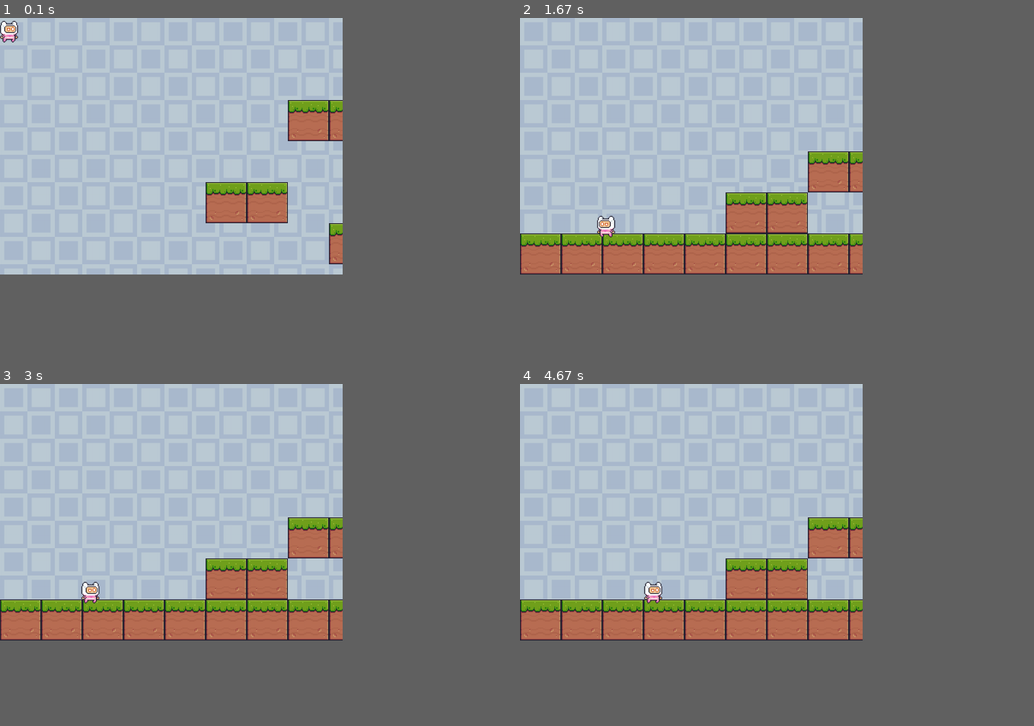
Above: before the commit, frames 1-4 (two rows, left to right).
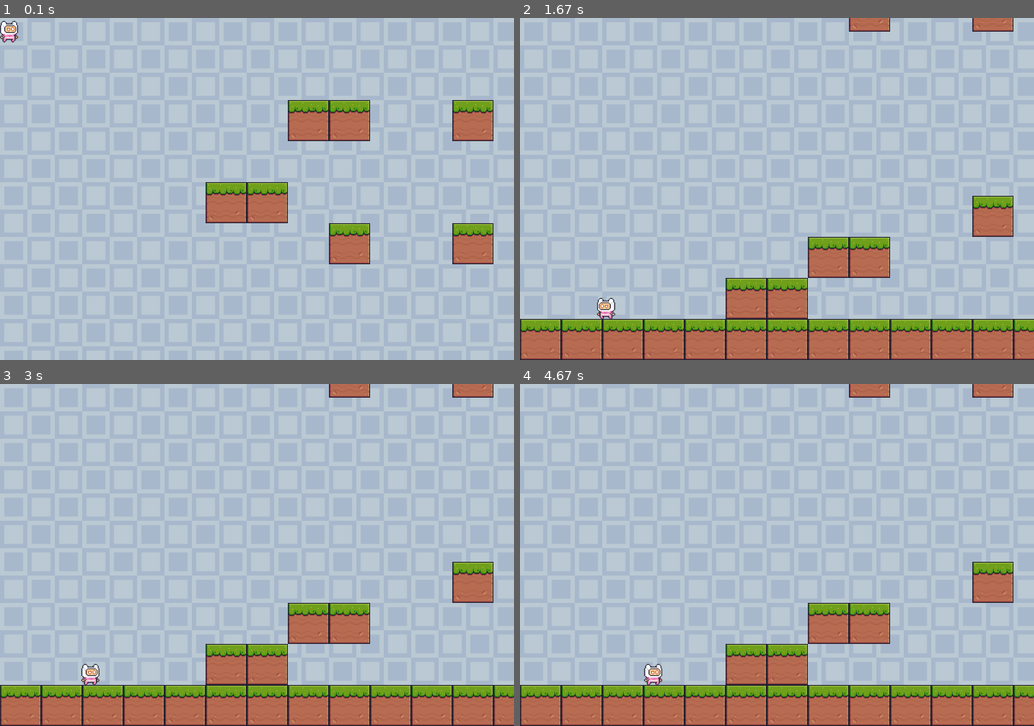
Above: after the commit, the same moments.

Repository: Seunghwan-Ji/team-project
Game: pygame game, started from pygame_platformer.py
Two runs of this game, one before a commit and one after it. Both use one fixed random seed, a clock stepped at 60 frames per second and the inputs below.
Inputs:
- Up to frame 1 (0.1 s): no input
- Up to frame 2 (1.67 s): hold Right 0.33-0.8 s; hold Right 0.83-1.3 s; hold Left from 1.33 s (still down)
- Up to frame 3 (3 s): release Left at 1.87 s; hold Left 1.9-2.3 s; hold Right 2.33-2.97 s
- Up to frame 4 (4.67 s): tap Alt at 3, 3.48 s; hold Left 3.33-3.8 s; hold Right 3.83-4.3 s; hold Right from 4.33 s (still down)
In our replay, the window is 600x450 before the commit and 900x600 after it. These sizes can differ from the game's own. Grey fills any space a smaller window leaves; there, only what the larger window draws over its background counts as a difference.

The runs differ from the first frame. In frame 1, 3.2% of the frame differs, in the area x 66-96%, y 24-72%; in frame 2, 27%; in frame 3, 27%, in the area x 0-100%, y 0-100%; in frame 4, 27%.

Commit message:
v0.3.0: 충돌 로직 수정

Diff:
--- /dev/null
+++ b/map_data_1.txt
@@ -0,0 +1,14 @@
+0 0 0 0 0 0 0 0 0 0 0 0 0 0 0 0 0 0 0 0 0 0 0 0 0 0 0 1 1
+0 0 0 0 0 0 0 0 0 0 0 0 0 0 0 0 0 1 0 0 0 1 0 0 1 0 0 0 0
+0 0 0 0 0 0 0 1 1 0 0 1 0 1 0 0 0 0 0 0 0 0 0 0 0 0 0 0 0
+0 0 0 0 0 0 0 0 0 0 0 0 0 0 0 0 0 0 0 0 0 0 0 0 0 0 0 0 0
+0 0 0 0 0 1 1 0 0 0 0 0 0 0 0 0 0 0 0 0 0 0 0 0 0 0 0 0 0
+0 0 0 0 0 0 0 0 1 0 0 1 0 1 0 0 0 0 0 0 0 0 0 0 0 0 0 0 0
+0 0 0 0 0 0 0 0 0 0 0 0 0 0 0 1 0 0 1 0 0 1 1 0 0 1 0 0 0
+0 0 0 0 0 0 0 0 0 0 0 0 0 0 0 0 0 0 0 0 0 0 0 0 0 0 0 1 1
+0 0 0 0 0 0 0 0 0 0 0 0 0 0 0 0 0 0 0 0 0 0 0 0 0 1 0 0 0
+0 0 0 0 0 0 0 0 0 0 0 0 0 0 0 1 0 0 1 0 0 1 1 0 0 0 0 0 0
+0 0 0 0 0 0 0 0 0 0 0 1 0 1 0 0 0 0 0 0 0 0 0 0 0 0 0 0 0
+0 0 0 0 0 0 0 1 1 0 0 0 0 0 0 0 0 0 0 0 0 0 0 0 0 0 0 0 0
+0 0 0 0 0 1 1 0 0 0 0 0 0 0 0 0 0 0 0 0 0 0 0 0 0 0 0 0 0
+1 1 1 1 1 1 1 1 1 1 1 1 1 1 1 1 1 1 1 1 1 1 1 1 1 1 1 1 1
--- a/pygame_platformer.py
+++ b/pygame_platformer.py
@@ -2,7 +2,7 @@
 import numpy as np
 pg.init()
 
-WINDOW_WIDTH, WINDOW_HEIGHT = 800, 600
+WINDOW_WIDTH, WINDOW_HEIGHT = 1200, 800
 WINDOW = pg.display.set_mode((WINDOW_WIDTH, WINDOW_HEIGHT))
 pg.display.set_caption("Platformer Game")
 
@@ -17,6 +17,9 @@
 JUMP_POWER = INIT_JUMP_POWER # 현재 점프력
 JUMPING = False # 점프중인 상태
 ON_FOOTHOLD = False # 플레이어가 발판 위에 닿았는지 여부
+COLLISION_TOP = False # 플레이어 머리 부분이 충돌했는지 여부
+COLLISION_LEFT = False # 플레이어 왼쪽 부분이 충돌했는지 여부
+COLLISION_RIGHT = False # 플레이어 오른쪽 부분이 충돌했는지 여부
 RUN = True
 
 # 전달 받은 이미지의 사이즈 조절
@@ -41,23 +44,12 @@
 # 초기 평행이동 수치 설정(맵의 x, y축을 출력 화면쪽으로 당길 수치)
 PULL_X, PULL_Y = 0, 0
 
-# 맵 형태
-MAP_DATA = np.array(
-    [[0, 0, 0, 0, 0, 0, 0, 0, 0, 0, 0, 0, 0, 0, 0, 0, 0, 0, 0, 0, 0, 0, 0, 0, 0, 0, 0, 1, 1],
-     [0, 0, 0, 0, 0, 0, 0, 0, 0, 0, 0, 0, 0, 0, 0, 0, 0, 1, 0, 0, 0, 1, 0, 0, 1, 0, 0, 0, 0],
-     [0, 0, 0, 0, 0, 0, 0, 1, 1, 0, 0, 1, 0, 1, 0, 0, 0, 0, 0, 0, 0, 0, 0, 0, 0, 0, 0, 0, 0],
-     [0, 0, 0, 0, 0, 0, 0, 0, 0, 0, 0, 0, 0, 0, 0, 0, 0, 0, 0, 0, 0, 0, 0, 0, 0, 0, 0, 0, 0],
-     [0, 0, 0, 0, 0, 1, 1, 0, 0, 0, 0, 0, 0, 0, 0, 0, 0, 0, 0, 0, 0, 0, 0, 0, 0, 0, 0, 0, 0],
-     [0, 0, 0, 0, 0, 0, 0, 0, 1, 0, 0, 1, 0, 1, 0, 0, 0, 0, 0, 0, 0, 0, 0, 0, 0, 0, 0, 0, 0],
-     [0, 0, 0, 0, 0, 0, 0, 0, 0, 0, 0, 0, 0, 0, 0, 1, 0, 0, 1, 0, 0, 1, 1, 0, 0, 1, 0, 0, 0],
-     [0, 0, 0, 0, 0, 0, 0, 0, 0, 0, 0, 0, 0, 0, 0, 0, 0, 0, 0, 0, 0, 0, 0, 0, 0, 0, 0, 1, 1],
-     [0, 0, 0, 0, 0, 0, 0, 0, 0, 0, 0, 0, 0, 0, 0, 0, 0, 0, 0, 0, 0, 0, 0, 0, 0, 1, 0, 0, 0],
-     [0, 0, 0, 0, 0, 0, 0, 0, 0, 0, 0, 0, 0, 0, 0, 1, 0, 0, 1, 0, 0, 1, 1, 0, 0, 0, 0, 0, 0],
-     [0, 0, 0, 0, 0, 0, 0, 0, 0, 0, 0, 1, 0, 1, 0, 0, 0, 0, 0, 0, 0, 0, 0, 0, 0, 0, 0, 0, 0],
-     [0, 0, 0, 0, 0, 0, 0, 1, 1, 0, 0, 0, 0, 0, 0, 0, 0, 0, 0, 0, 0, 0, 0, 0, 0, 0, 0, 0, 0],
-     [0, 0, 0, 0, 0, 1, 1, 0, 0, 0, 0, 0, 0, 0, 0, 0, 0, 0, 0, 0, 0, 0, 0, 0, 0, 0, 0, 0, 0],
-     [1, 1, 1, 1, 1, 1, 1, 1, 1, 1, 1, 1, 1, 1, 1, 1, 1, 1, 1, 1, 1, 1, 1, 1, 1, 1, 1, 1, 1]]
-    )
+# 텍스트 맵 파일을 읽어와서 데이터를 리스트로 저장
+with open('map_data_1.txt', 'r') as file:
+    data = [list(map(int, line.split())) for line in file]
+
+# 데이터 리스트를 넘파이 2차원 배열로 변환
+MAP_DATA = np.array(data)
 
 # 전달받은 이미지의 충돌 영역 정의(히트박스)
 def collision_rect(img, x, y):
@@ -67,8 +59,10 @@
 def detect_collision(rect1, rect2):
     return rect1.colliderect(rect2)
 
-# 플레이어가 발판 위에 닿았는지 여부를 검사
-def check_on_foothold(player_rect):
+# 충돌부위 검사
+def check_collision_part(player_rect):
+    collision_part = "" # 충돌부위
+    contact_pos = () # 접점
     foothold_indices = np.argwhere(MAP_DATA == 1) # 발판이 있는 모든 위치의 행, 열 인덱스가 저장된 배열
     # 발판 위치를 실제 좌표로 변환(행 번호 * 발판 높이, 열 번호 * 발판 너비)
     foothold_positions = foothold_indices * (FOOTHOLD_TILE.get_height(), FOOTHOLD_TILE.get_width())
@@ -76,9 +70,29 @@
     foothold_rects = [collision_rect(FOOTHOLD_TILE, pos[1], pos[0]) for pos in foothold_positions]
     for foothold_rect in foothold_rects:
         if player_rect.colliderect(foothold_rect): # 플레이어가 발판과 충돌했는지 확인
-            # 충돌 부분이 플레이어의 아랫부분과 발판의 윗부분인지 확인
-            if foothold_rect.top - 50 <= player_rect.bottom <= foothold_rect.top + 50: # 오차 범위 적용
-                return True
+            distance_x = player_rect.centerx - foothold_rect.centerx # x좌표 차이
+            distance_y = player_rect.centery - foothold_rect.centery # y좌표 차이
+            if abs(distance_x) > abs(distance_y): # x좌표 차이가 y좌표 차이보다 클 경우
+                if distance_x > 0: # x좌표 차이가 양수이면
+                    tangent = foothold_rect.right # 접선
+                    contact_pos = (tangent, PLAYER_Y) # 접점
+                    collision_part = "left"
+                else:
+                    tangent = foothold_rect.left - PLAYER_IMG.get_width()
+                    contact_pos = (tangent, PLAYER_Y)
+                    collision_part = "right"
+            else:
+                if distance_y > 0: # y좌표 차이가 양수이면
+                    tangent = foothold_rect.bottom
+                    contact_pos = (PLAYER_X, tangent)
+                    collision_part = "top"
+                else:
+                    tangent = foothold_rect.top - PLAYER_IMG.get_height()
+                    contact_pos = (PLAYER_X, tangent + 1.5)
+                    collision_part = "bottom"
+            break
+
+    return collision_part, contact_pos
 
 while RUN:
     FPS.tick(60) # 초당 화면에 그려낼 프레임 수(출력 횟수)
@@ -86,13 +100,41 @@
     # <충돌 처리 로직>
 
     player_rect = collision_rect(PLAYER_IMG, PLAYER_X, PLAYER_Y) # 플레이어 이미지의 충돌 영역 정의
-    is_on_foothold = check_on_foothold(player_rect) # 플레이어가 발판 위에 닿았는지 여부
-
-    if is_on_foothold: # 반환값이 True이면
-        ON_FOOTHOLD = True # 발판에 닿은 상태로 변경
+    collision_part, contact_pos = check_collision_part(player_rect)
+
+    if collision_part == "left":
+        COLLISION_LEFT = True
+        if (PLAYER_X, PLAYER_Y) != contact_pos:
+            print("left")
+            PLAYER_X, PLAYER_Y = contact_pos[0], contact_pos[1]
+    else:
+        COLLISION_LEFT = False
+
+    if collision_part == "right":
+        COLLISION_RIGHT = True
+        if (PLAYER_X, PLAYER_Y) != contact_pos:
+            print("right")
+            PLAYER_X, PLAYER_Y = contact_pos[0], contact_pos[1]
+    else:
+        COLLISION_RIGHT = False
+
+    if collision_part == "top":
+        COLLISION_TOP = True
+        JUMP_POWER = 0 # 점프력을 0으로 변경하고 점프 기능에서 더이상 뛰어오르지 못하게 한다.
+        if (PLAYER_X, PLAYER_Y) != contact_pos:
+            print("top")
+            PLAYER_X, PLAYER_Y = contact_pos[0], contact_pos[1]
+    else:
+        COLLISION_TOP = False
+
+    if collision_part == "bottom":
+        ON_FOOTHOLD = True
         GRAVITY_ACC = 0 # 중력 가속도 초기화
-    else:
-        ON_FOOTHOLD = False # 발판에 닿지 않은 상태로 변경
+        if (PLAYER_X, PLAYER_Y) != contact_pos:
+            print("bottom")
+            PLAYER_X, PLAYER_Y = contact_pos[0], contact_pos[1]
+    else:
+        ON_FOOTHOLD = False
 
     # <이벤트 처리 로직>
 
@@ -117,22 +159,29 @@
     # <플레이어 이동 로직>
 
     # 좌우 이동 기능
-    if MOVE_LEFT and PLAYER_X > 0: # 왼쪽 이동 기능이 활성화 되어있고, 플레이어가 맵 좌측 끝부분 보다 멀리 있으면
-        PLAYER_X -= MOVE_SPEED # 이동속도 수치만큼 왼쪽으로 이동
+    if MOVE_LEFT:
+        # 플레이어가 좌측으로 충돌중이 아니고, 맵 좌측 끝부분 보다 멀리 있으면
+        if not COLLISION_LEFT and PLAYER_X > 0:
+            PLAYER_X -= MOVE_SPEED # 이동속도 수치만큼 왼쪽으로 이동
         if not PLAYER_FLIP: # 플레이어 이미지가 반전되지 않은 상태이면
             PLAYER_IMG = pg.transform.flip(PLAYER_IMG, True, False) # 플레이어 이미지 반전
             PLAYER_FLIP = True # 반전 상태로 변경
-    elif MOVE_RIGHT and PLAYER_X < (len(MAP_DATA[0]) * FOOTHOLD_TILE.get_width() - PLAYER_IMG.get_width()): # 플레이어가 맵 우측 끝부분 보다 안쪽에 있으면
-        PLAYER_X += MOVE_SPEED # 이동속도 수치만큼 오른쪽으로 이동
+    elif MOVE_RIGHT:
+        # 플레이어가 우측으로 충돌중이 아니고, 맵 우측 끝부분 보다 안쪽에 있으면
+        if not COLLISION_RIGHT and PLAYER_X < (
+            len(MAP_DATA[0]) * FOOTHOLD_TILE.get_width() - PLAYER_IMG.get_width()):
+            PLAYER_X += MOVE_SPEED # 이동속도 수치만큼 오른쪽으로 이동
         if PLAYER_FLIP: # 이미지 반전 상태이면
             PLAYER_IMG = pg.transform.flip(PLAYER_IMG, True, False) # 이미지 재반전
             PLAYER_FLIP = False # 반전 상태 초기화
 
     # 점프 기능
     if JUMPING: # 점프 기능이 활성화 되어있으면
-        PLAYER_Y -= JUMP_POWER # 현재 점프력 수치만큼 플레이어를 위로 이동
-        JUMP_POWER -= GRAVITY # 점프력 수치를 중력만큼 감소(매 루프마다 뛰어오르는 속도가 서서히 감소)
-        if JUMP_POWER == 0: # 현재 점프력 수치가 0이 되었으면
+        if not COLLISION_TOP:
+            # print(JUMP_POWER)
+            PLAYER_Y -= JUMP_POWER # 현재 점프력 수치만큼 플레이어를 위로 이동
+            JUMP_POWER -= GRAVITY # 점프력 수치를 중력만큼 감소(매 루프마다 뛰어오르는 속도가 서서히 감소)
+        if JUMP_POWER <= 0: # 현재 점프력 수치가 0이하면
             JUMPING = False # 점프 기능 비활성화
             JUMP_POWER = INIT_JUMP_POWER # 점프력 수치 초기화
     else:
